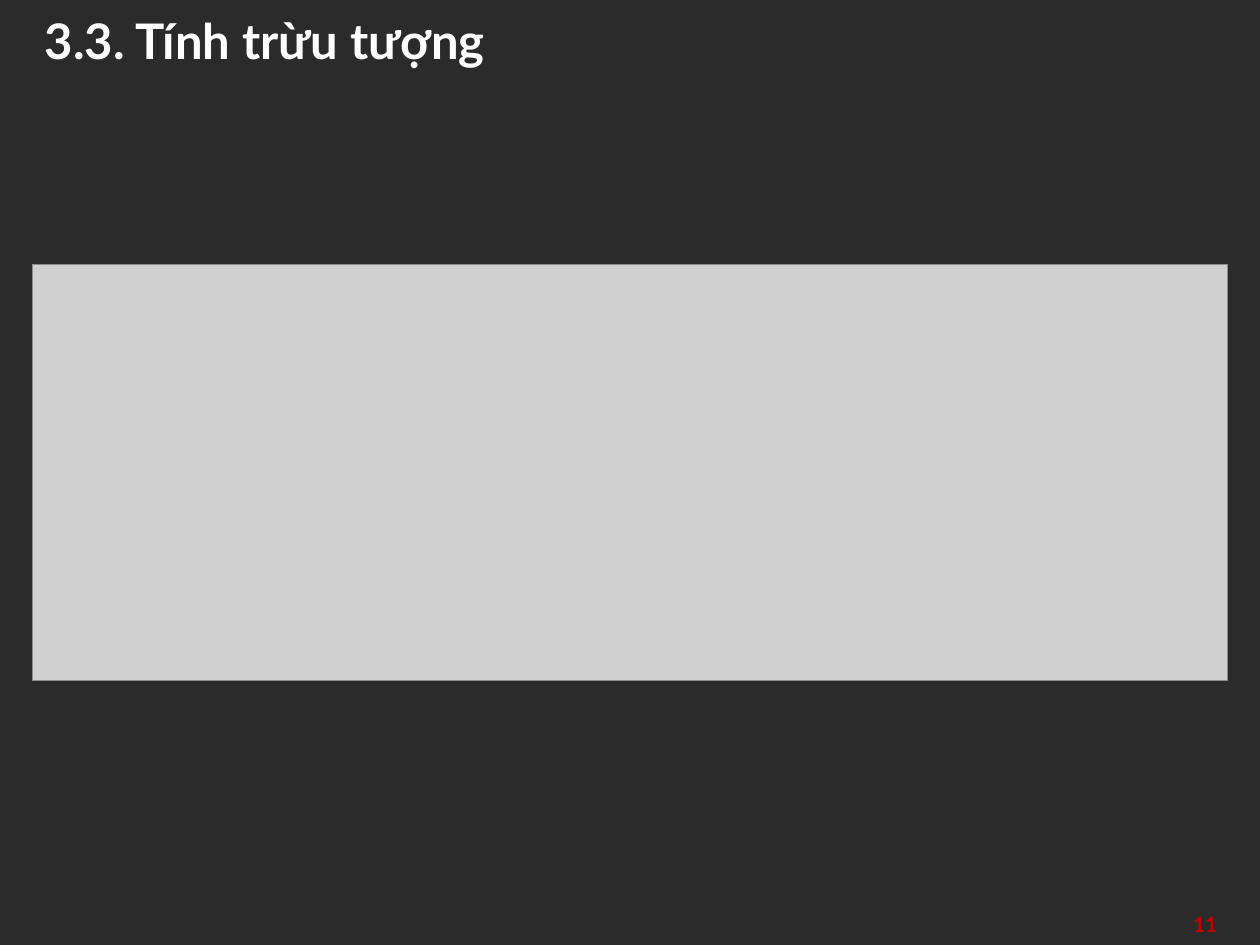
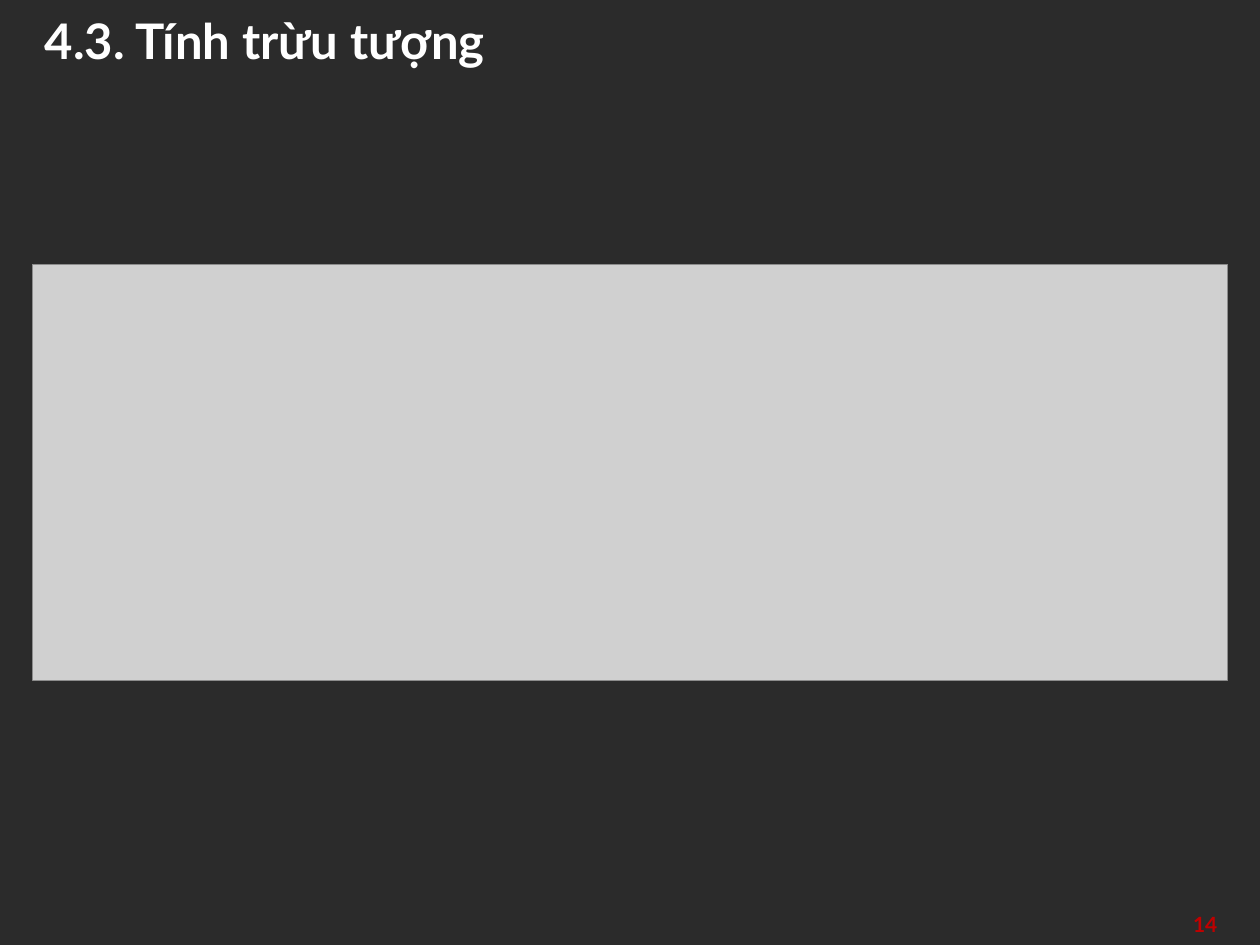
Before and after one commit to hkgkhanh/OOP-Final-Project, a slide deck: slide 14 of report/slide.pptx (slide 11 before the commit). Drawn at 1260x945 pixels with LibreOffice and Linux fonts; fonts in the diff are those of the drawing; grey boxes stand for pictures; background and template pictures are left out; a plain dark background stands for a picture behind light text. Boxes give left, top, right and bottom in pixels: in the first picture for what was removed or moved away, otherwise in the second. Text is boxed around its words. In the diff, an @@ line names an element or a change of style, - is before the commit and + after.

Commit message:
fix pptx final:)

```diff
--- a/report/slide.pptx
+++ b/report/slide.pptx
@@ title at (45,22,484,68): text changed @@
-3.3. Tính trừu tượng
+4.3. Tính trừu tượng
@@ page number at (1193,917,1217,932): text changed @@
-11
+14
```
Also in this commit, not shown: 6 other slides changed, 1 slide added.
